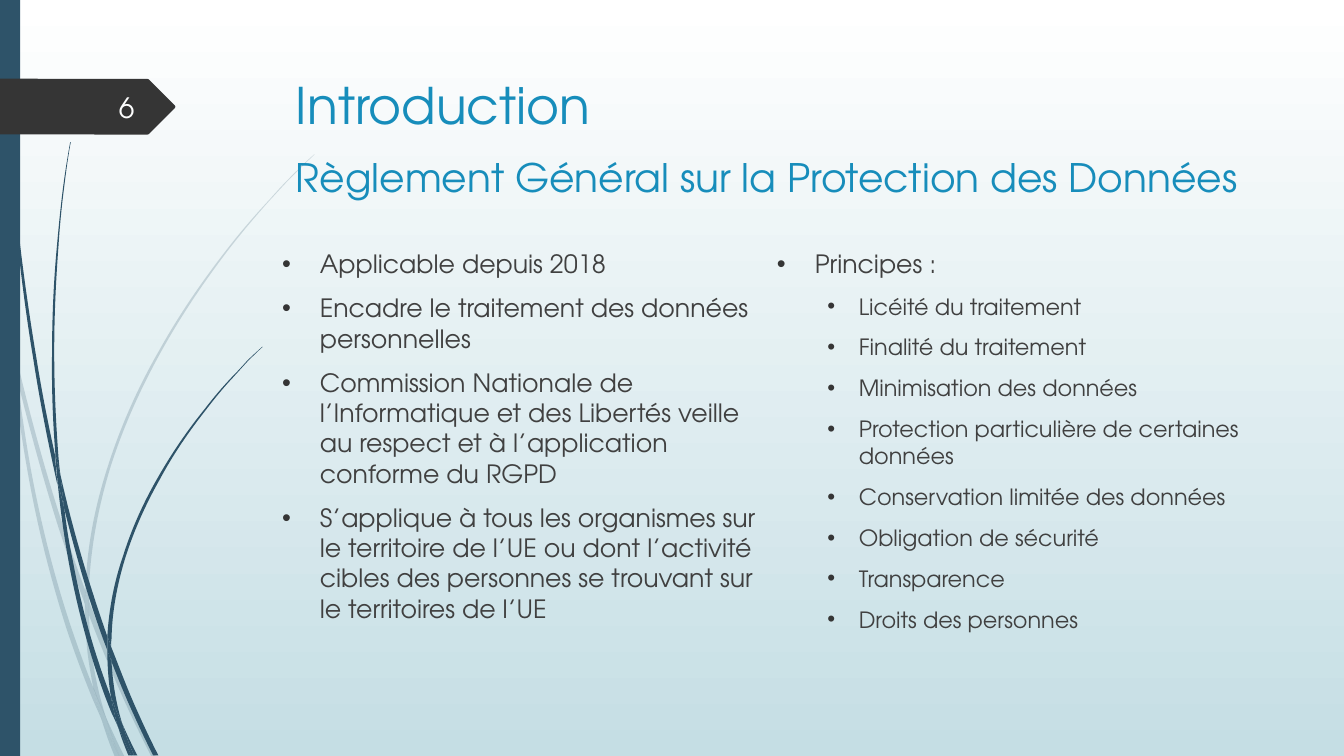
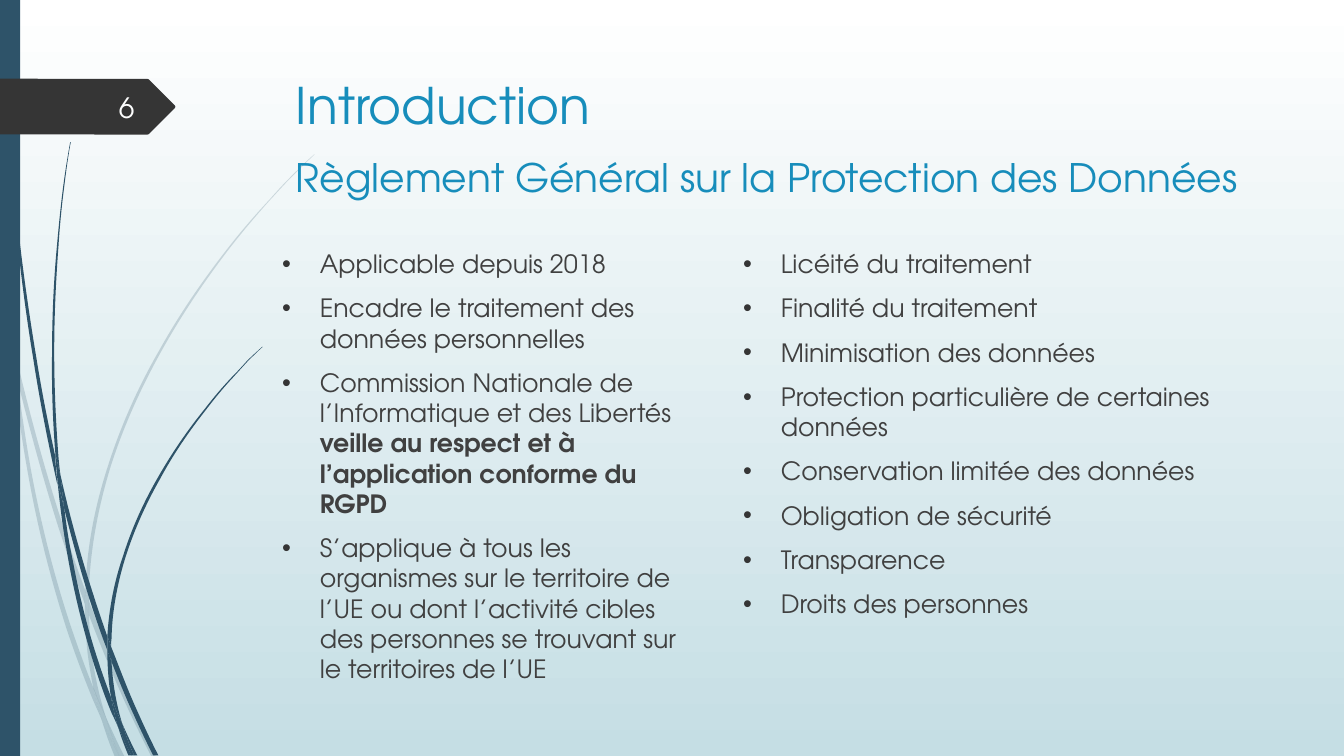
Before and after one commit to LisaF0/projet, a slide deck: slide 6 of aDoc/Projet boutique en ligne.pptx. Drawn at 1344x756 pixels with LibreOffice and Linux fonts; fonts in the diff are those of the drawing. Boxes give left, top, right and bottom in pixels: in the first picture for what was removed or moved away, otherwise in the second. Text is boxed around its words. In the diff, an @@ line names an element or a change of style, - is before the commit and + after.

```diff
--- a/aDoc/Projet boutique en ligne.pptx
+++ b/aDoc/Projet boutique en ligne.pptx
@@ text "Applicable depuis 2018" at [320,254,676,679]: columns 2 to 1 @@
@@ text added at [781,254,1210,618], 18 pt, text #404040 @@
+• Licéité du traitement
+• Finalité du traitement
+• Minimisation des données
+• Protection particulière de certaines données
+• Conservation limitée des données
+• Obligation de sécurité
+• Transparence
+• Droits des personnes
@@ text at [815,254,1239,633]: paragraphs removed @@
-• Principes :
-  • Licéité du traitement
-  • Finalité du traitement
-  • Minimisation des données
-  • Protection particulière de certaines données
-  • Conservation limitée des données
-  • Obligation de sécurité
-  • Transparence
-  • Droits des personnes
@@ text at [320,373,672,514]: bold on in "veille au respect et à l’application conforme ..." @@
```
Also in this commit, not shown: 17 other slides changed, 2 slides added, 1 slide removed, 8 other files.
